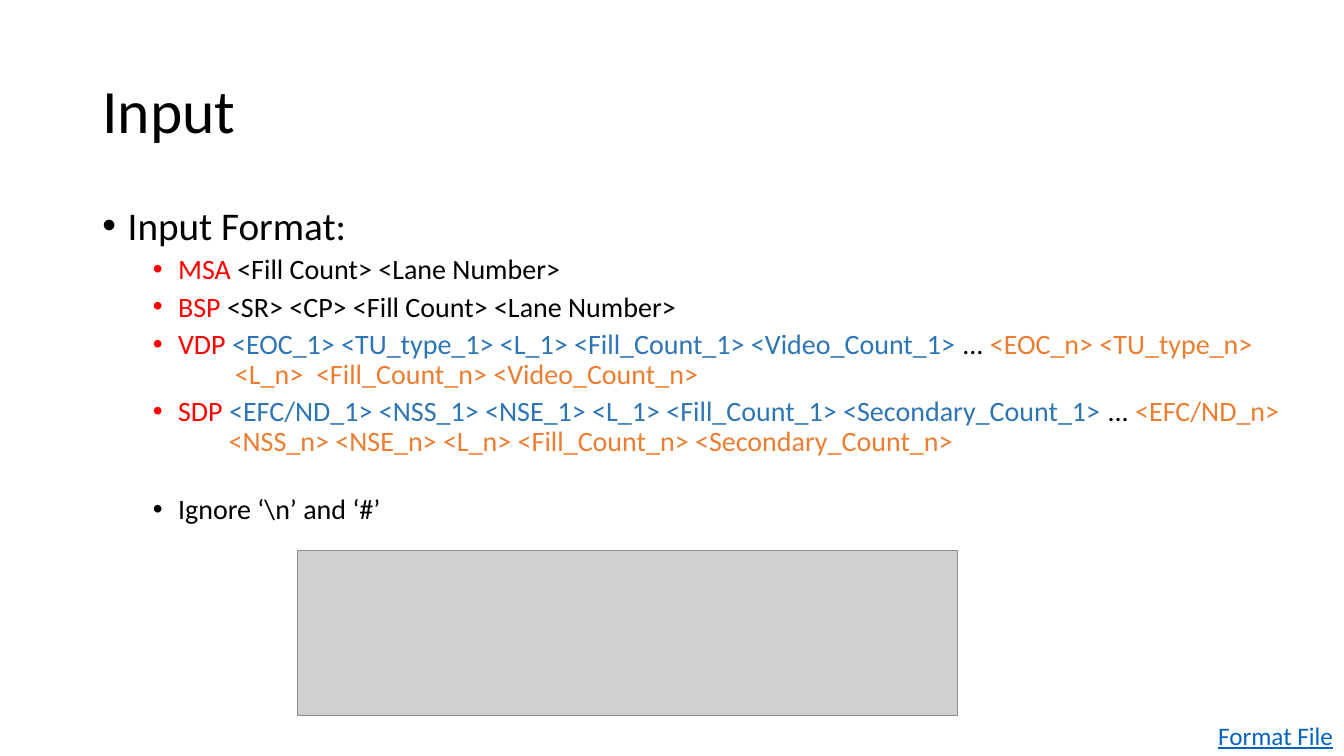
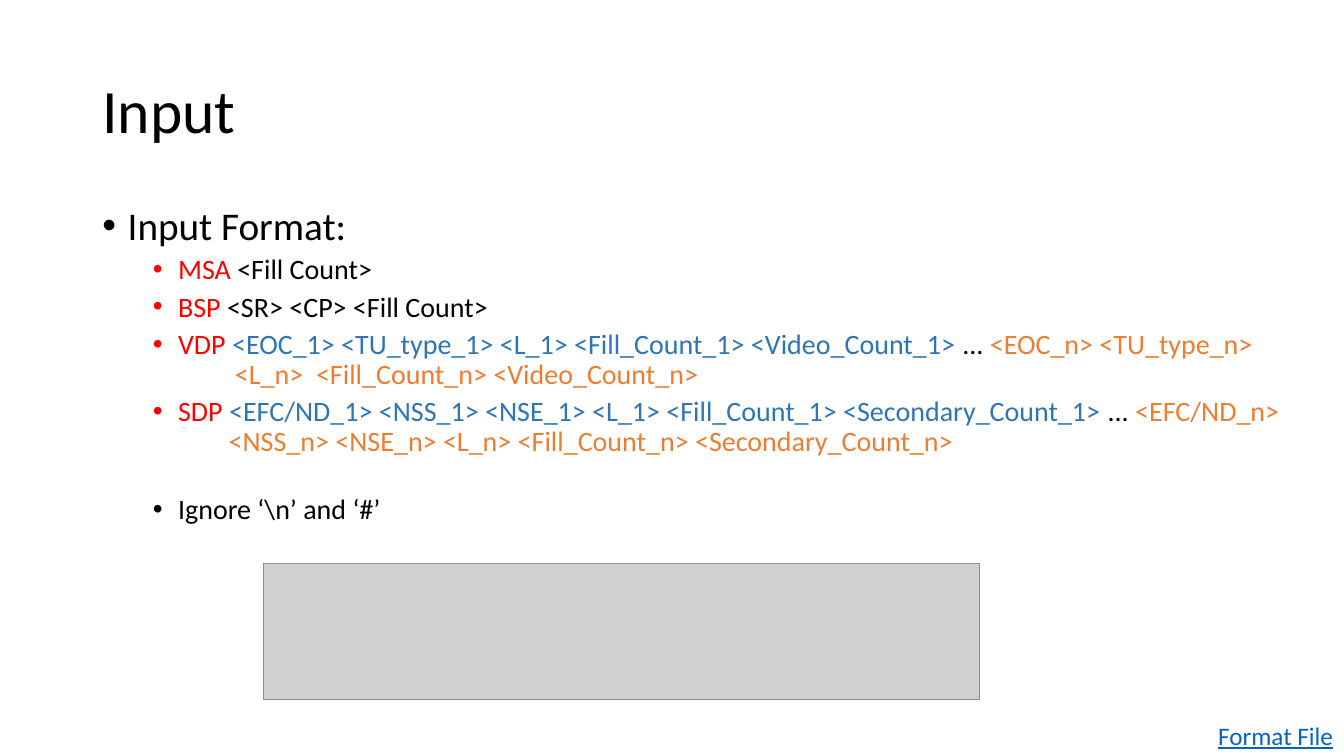
Before and after one commit to yqlai/CModel, a slide deck: slide 5 of 賴宥齊_script.pptx. Drawn at 1344x756 pixels with LibreOffice and Linux fonts; fonts in the diff are those of the drawing; grey boxes stand for pictures. Boxes give left, top, right and bottom in pixels: in the first picture for what was removed or moved away, otherwise in the second. Text is boxed around its words. In the diff, an @@ line names an element or a change of style, - is before the commit and + after.

```diff
--- a/賴宥齊_script.pptx
+++ b/賴宥齊_script.pptx
@@ text at [178,259,487,318]: text changed @@
-  • MSA <Fill Count> <Lane Number>
-  • BSP <SR> <CP> <Fill Count> <Lane Number>
+  • MSA <Fill Count>
+  • BSP <SR> <CP> <Fill Count>
@@ picture: place and size @@
-picture at [297,551,959,715]
+picture at [263,564,979,700]
```
Also in this commit, not shown: 3 other slides changed, 1 slide added, 10 other files.
